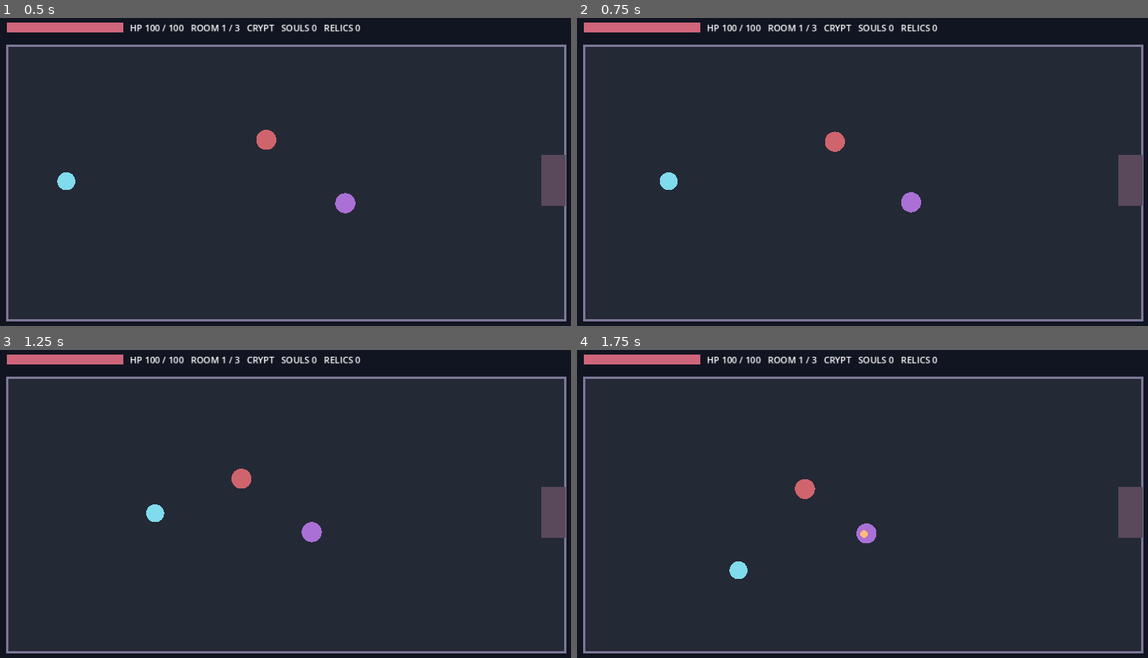
Above: before the commit, frames 1-4 (two rows, left to right).
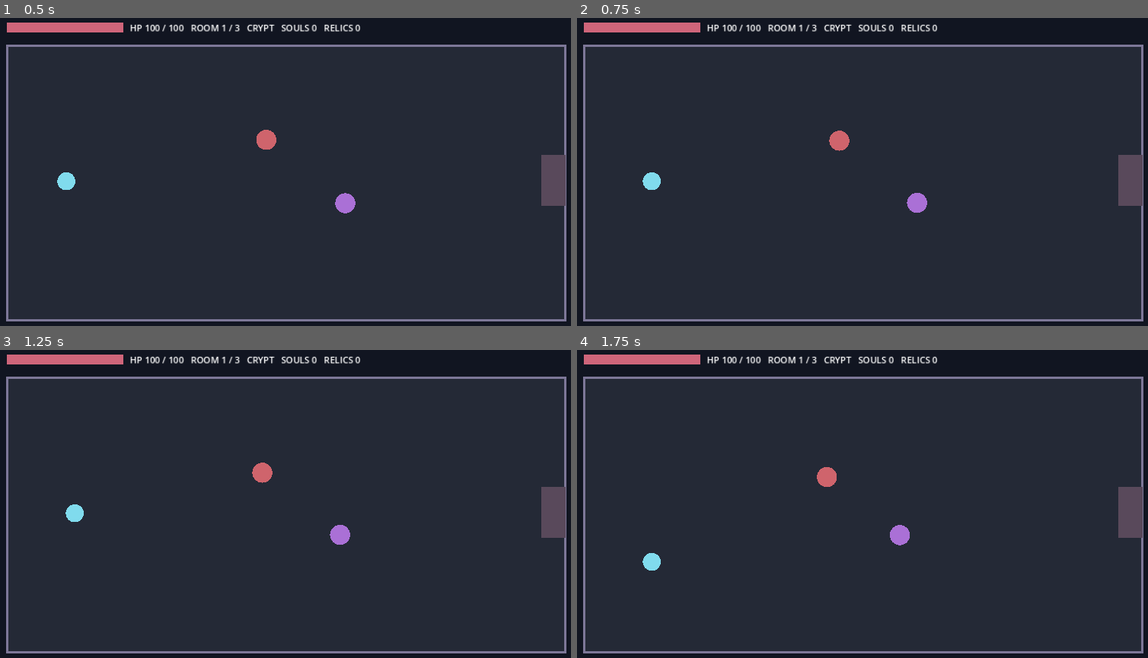
Above: after the commit, the same moments.

Repository: DoctorStrangeSH/Last-Ritual
Game: Godot game, scene res://scenes/topdown_night_prototype.tscn
Same seed, same stepped clock (60 frames per second), same inputs: the game is played once before the commit and once after it. This scene is started directly instead of the project's main scene.
Inputs (mouse positions are in pixels of both pictures, inside the frame that each line leads up to):
- Up to frame 1 (0.5 s): no input
- Up to frame 2 (0.75 s): tap Enter at 0.5 s; move the mouse to (999, 162) at 0.52 s; hold Right (ui_right) from 0.53 s (still down); tap H at 0.6 s; click (999, 162) at 0.67 s
- Up to frame 3 (1.25 s): keep holding Right (ui_right)
- Up to frame 4 (1.75 s): move the mouse to (742, 528) at 1.27 s; release Right (ui_right) at 1.28 s; hold Down (ui_down) from 1.28 s (still down); tap H at 1.35 s

Frame 1 is identical in both runs. In frame 2, 0.5% of the frame differs, in the area x 11-62%, y 36-64%; in frame 3, 1.0%; in frame 4, 1.0%.

Commit message:
feat(v5): pause night combat while controls help is open

Diff:
--- a/scripts/topdown_night_prototype.gd
+++ b/scripts/topdown_night_prototype.gd
@@ -33,6 +33,7 @@
 var reward_notice := ""
 var reward_notice_time := 0.0
 var run_state := "playing" # playing, won, lost
+var help_visible := false
 
 func _ready() -> void:
     sfx = SFX_SCRIPT.new()
@@ -221,7 +222,7 @@
     queue_redraw()
 
 func _process(delta: float) -> void:
-    if run_state != "playing":
+    if help_visible or run_state != "playing":
         return
     attack_cooldown = maxf(0.0, attack_cooldown - delta)
     invulnerable_time = maxf(0.0, invulnerable_time - delta)
@@ -310,7 +311,16 @@
 func draw_label(value: String, point: Vector2, font_size: int = 18, color: Color = Color.WHITE) -> void:
     draw_string(ThemeDB.fallback_font, point, value, HORIZONTAL_ALIGNMENT_LEFT, -1, font_size, color)
 
+func toggle_controls_help() -> void:
+    help_visible = not help_visible
+    queue_redraw()
+
 func _unhandled_input(event: InputEvent) -> void:
+    if event is InputEventKey and event.pressed and not event.echo and event.keycode == KEY_H:
+        toggle_controls_help()
+        return
+    if help_visible:
+        return
     if event is InputEventKey and event.pressed and event.keycode == KEY_R and run_state != "playing":
         restart_run()
         return
